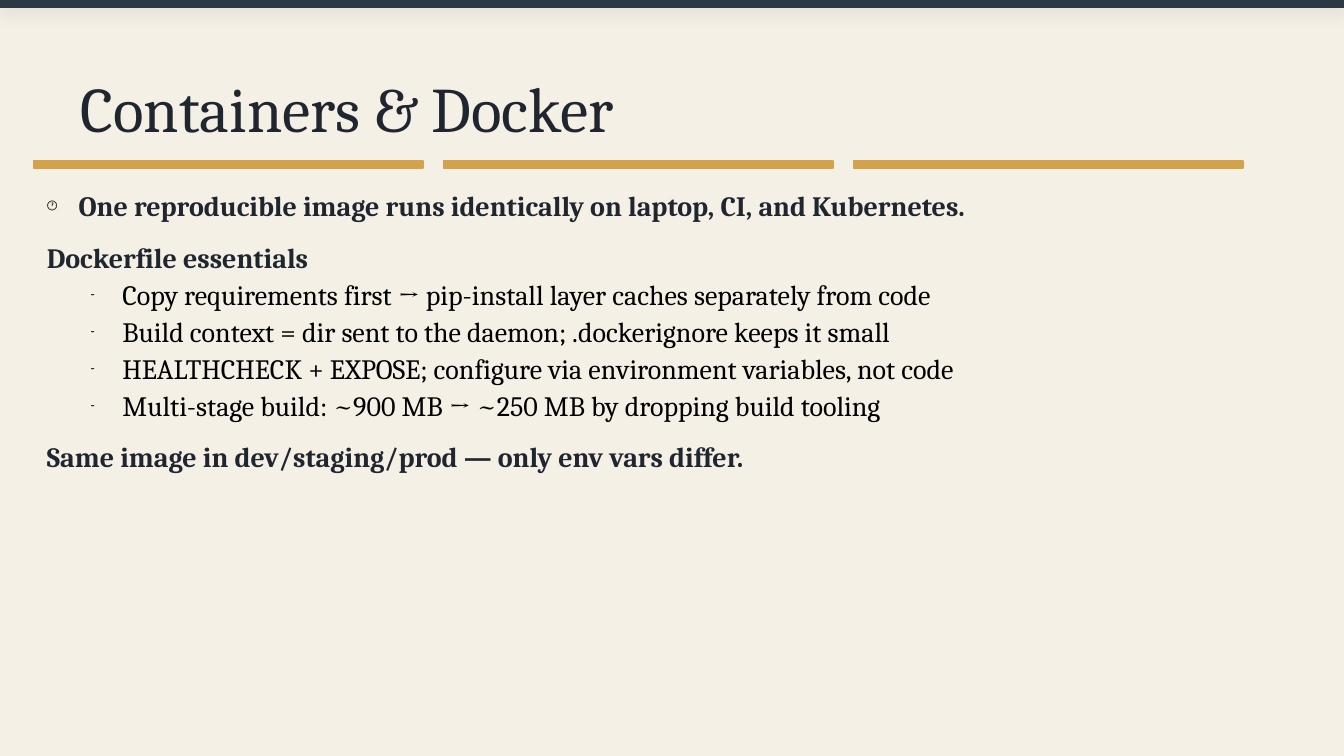
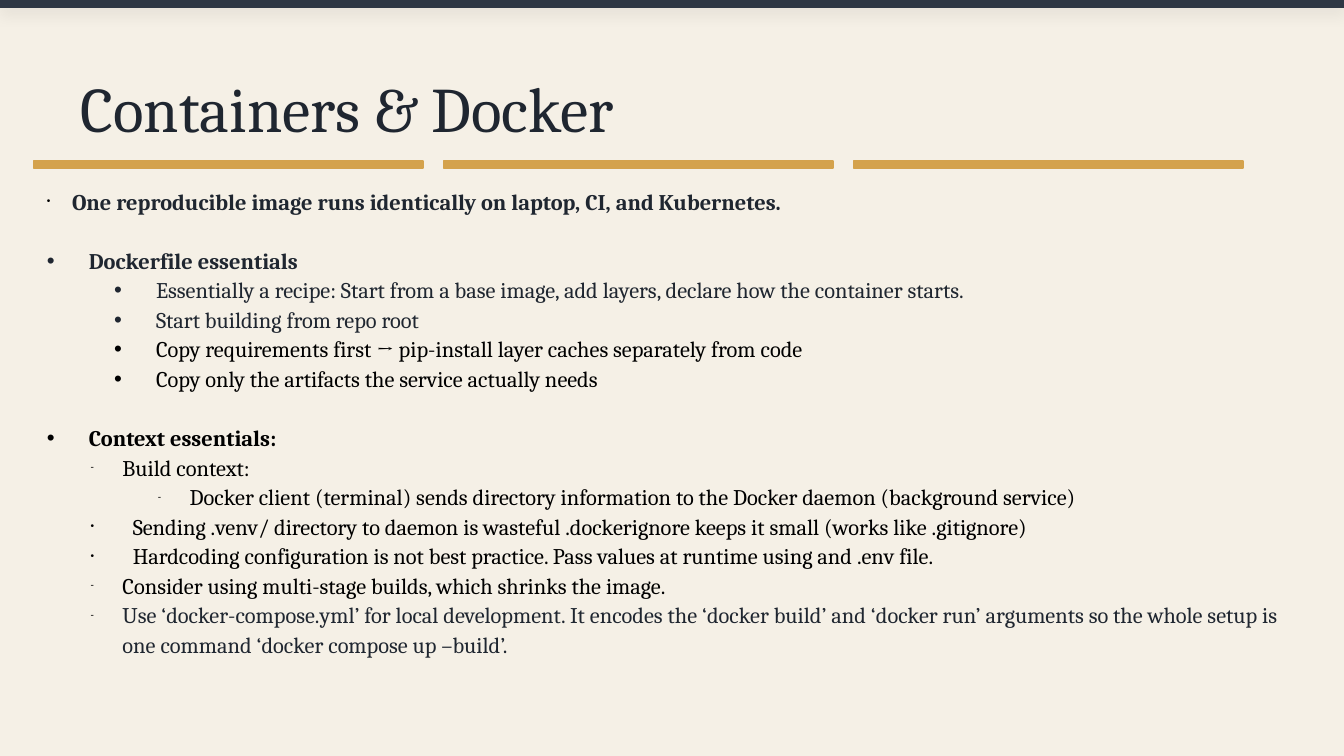
Before and after one commit to davejeon/dsr_ml_ops, a slide deck: slide 14 of day2_slides.pptx (slide 6 before the commit). Drawn at 1344x756 pixels with LibreOffice and Linux fonts; fonts in the diff are those of the drawing. Boxes give left, top, right and bottom in pixels: in the first picture for what was removed or moved away, otherwise in the second. Text is boxed around its words. In the diff, an @@ line names an element or a change of style, - is before the commit and + after.

```diff
--- a/day2_slides.pptx
+++ b/day2_slides.pptx
@@ text at bbox=[72, 194, 803, 362]: size 15 to 12 pt in "One reproducible image runs identically on laptop, ...", "Dockerfile essentials", "Copy requirements first → pip-install layer caches ..."; bullet 🕐 to •; bullet none to •; bullet - to •; list level 1 to 2 in "Copy requirements first → pip-install ..." @@
@@ text at bbox=[156, 282, 964, 333]: paragraphs added @@
+  • Essentially a recipe: Start from a base image, add layers, declare how the container starts.
+  • Start building from repo root
@@ text at bbox=[89, 371, 1277, 658]: text changed; size 15 to 12 pt @@
-– Build context = dir sent to the daemon; .dockerignore keeps it small
-– HEALTHCHECK + EXPOSE; configure via environment variables, not code
-– Multi-stage build: ~900 MB → ~250 MB by dropping build tooling
-Same image in dev/staging/prod — only env vars differ.
+  • Copy only the artifacts the service actually needs
+• Context essentials:
+– Build context:
+  – Docker client (terminal) sends directory information to the Docker daemon (background service)
+• Sending .venv/ directory to daemon is wasteful .dockerignore keeps it small (works like .gitignore)
+• Hardcoding configuration is not best practice. Pass values at runtime using and .env file.
+– Consider using multi-stage builds, which shrinks the image.
+– Use ‘docker-compose.yml’ for local development. It encodes the ‘docker build’ and ‘docker run’ arguments so the whole setup is one command ‘docker compose up –build’.
```
Also in this commit, not shown: 16 other slides changed, 31 slides added, 1 slide removed, 2 other files.
